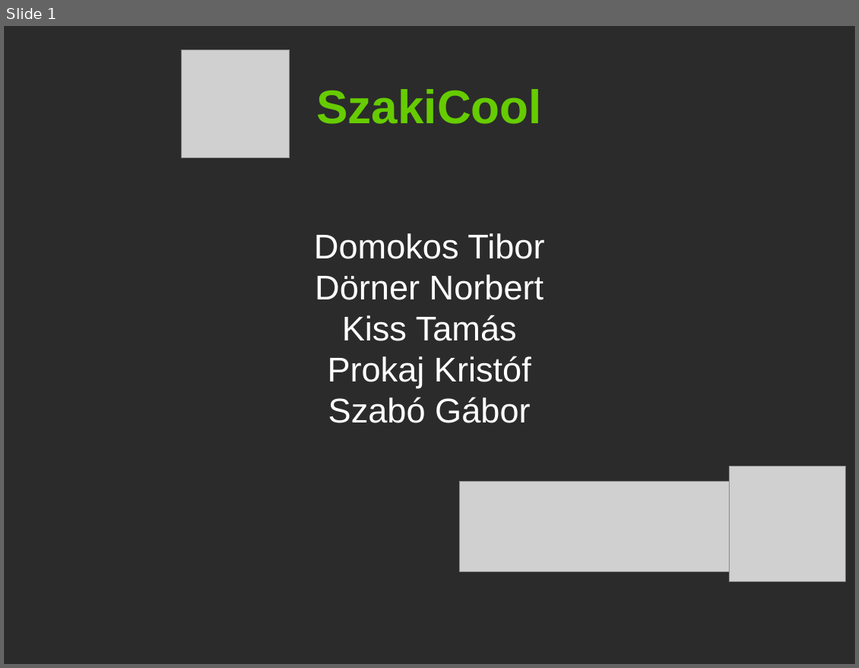
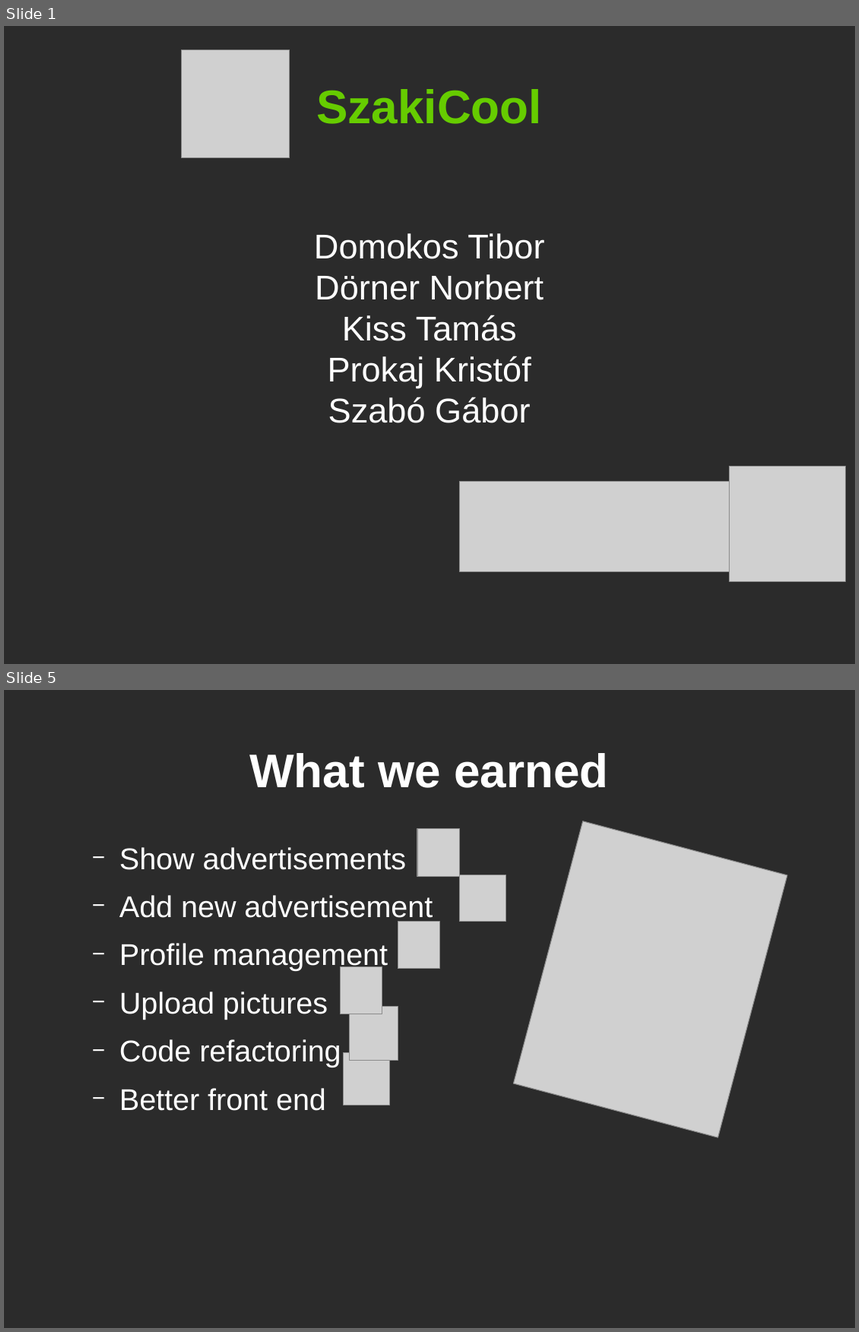
Before and after one commit to CodecoolMSC2017/szaki-cool-frontend, a slide deck: prezi.odp. Shown one above the other, each under a label of ours: slide 1 before the commit, slides 1 and 5 after it; the slides between them are not shown. The pictures are 859x668 and 859x1332 pixels, drawn with LibreOffice and Linux fonts; fonts in the diff are those of the drawing; grey boxes stand for pictures; background and template pictures are left out; a plain dark background stands for a picture behind light text. Boxes give left, top, right and bottom in pixels: in the first picture for what was removed or moved away, otherwise in the second. Text is boxed around its words. In the diff, an @@ line names an element or a change of style, - is before the commit and + after.

```diff
--- a/prezi.odp
+++ b/prezi.odp
@@ slide 5 added at (4, 690, 855, 1328), background picture (left out) @@
@@ title added at (249, 753, 608, 788), 44 pt, text #FFFFFF, bold @@
+What we earned
@@ picture added at (513, 821, 788, 1138) @@
@@ text added at (120, 847, 433, 1111), 28 pt, text #FFFFFF @@
+  − Show advertisements
+  − Add new advertisement
+  − Profile management
+  − Upload pictures
+  − Code refactoring
+  − Better front end
@@ picture added at (417, 829, 460, 876) @@
@@ picture added at (460, 875, 506, 922) @@
@@ picture added at (398, 922, 439, 969) @@
@@ picture added at (340, 967, 382, 1015) @@
@@ picture added at (349, 1007, 398, 1061) @@
@@ picture added at (344, 1053, 390, 1106) @@
```
Also in this commit, not shown: 3 slides changed, 1 slide removed.
